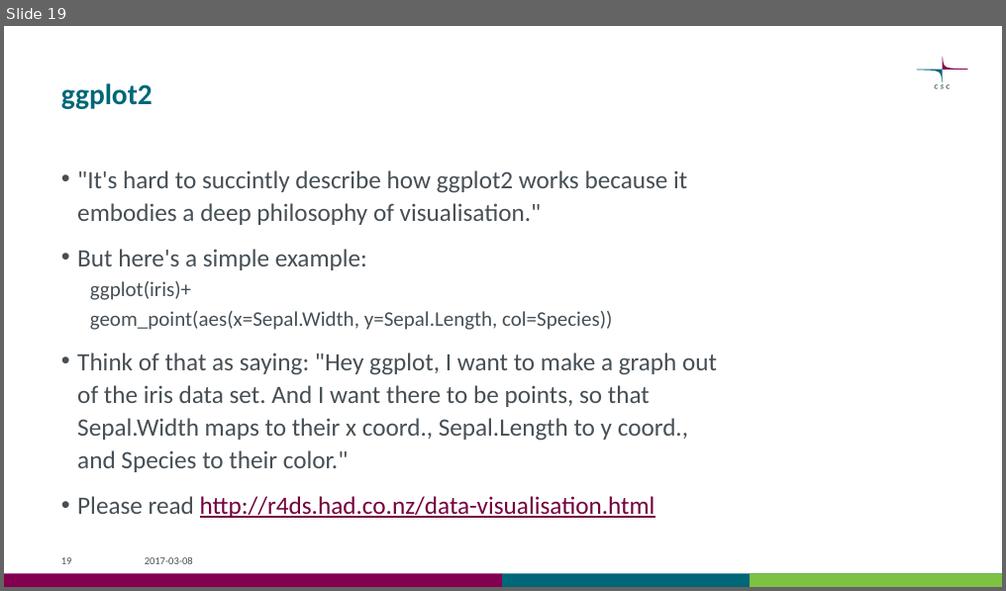
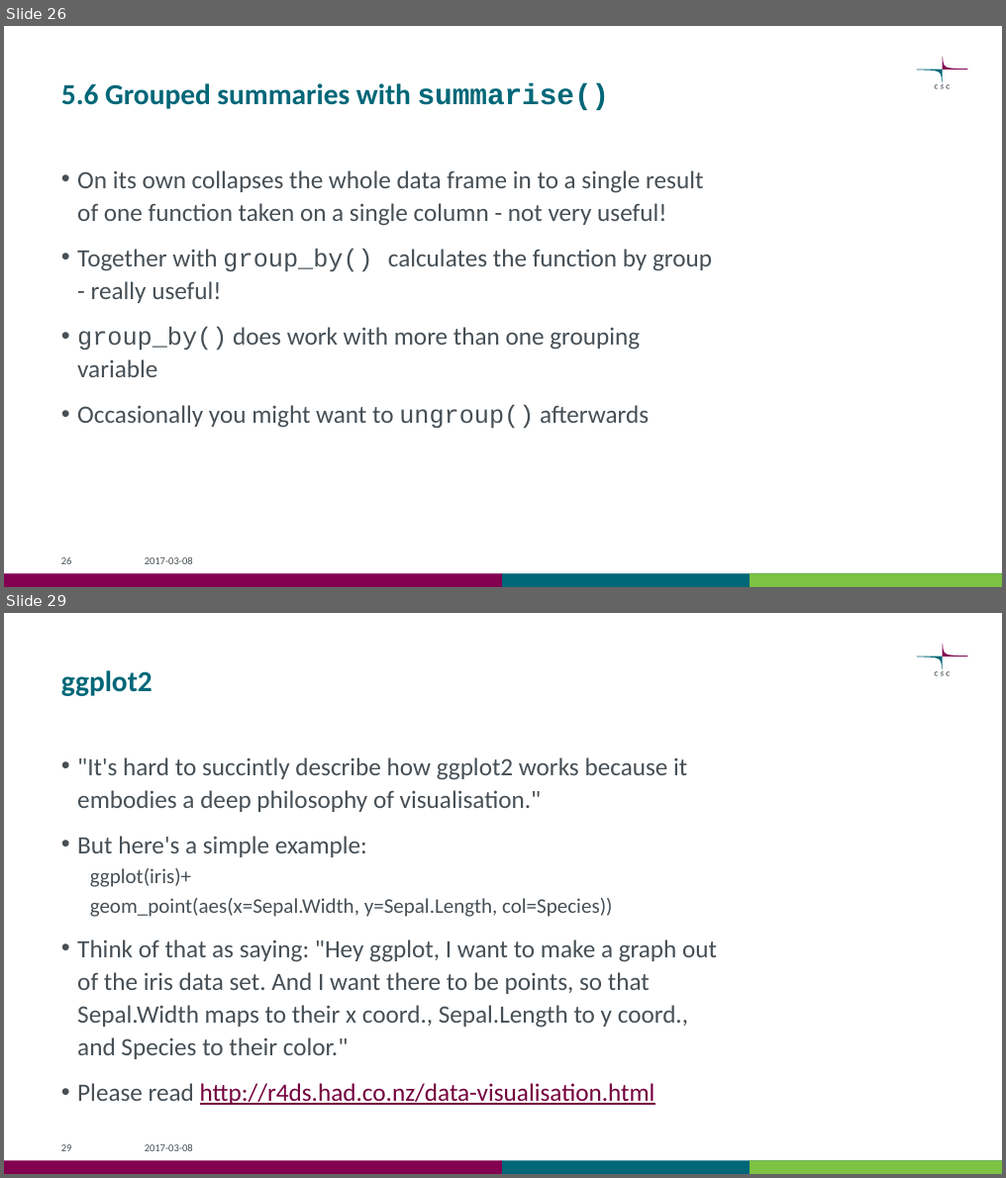
Before and after one commit to csc-training/wrangling-with-R, a slide deck: wrangling_with_r_bio18.pptx. Shown one above the other, each under a label of ours: slide 19 before the commit, slides 26 and 29 after it; the slides between them are not shown. The pictures are 1006x591 and 1006x1178 pixels, drawn with LibreOffice and Linux fonts; fonts in the diff are those of the drawing. Boxes give left, top, right and bottom in pixels: in the first picture for what was removed or moved away, otherwise in the second. Text is boxed around its words. In the diff, an @@ line names an element or a change of style, - is before the commit and + after.

```diff
--- a/wrangling_with_r_bio18.pptx
+++ b/wrangling_with_r_bio18.pptx
@@ slide 26 added at box(4, 26, 1002, 587), background #FFFFFF; not listed: 6 template elements that a slide beside it also shows @@
@@ title added at box(61, 83, 610, 110), 28 pt, text #006778, bold @@
+5.6 Grouped summaries with summarise()
@@ text added at box(77, 171, 712, 429), 24 pt, text #465055 @@
+• On its own collapses the whole data frame in to a single result of one function taken on a single column - not very useful!
+• Together with group_by() calculates the function by group - really useful!
+• group_by() does work with more than one grouping variable
+• Occasionally you might want to ungroup() afterwards
@@ page number added at box(61, 558, 72, 565), 10 pt, text #465055 @@
+26
@@ text added at box(145, 558, 193, 565), 10 pt, text #465055 @@
+2017-03-08
@@ what was slide 19 is now slide 29 @@
@@ page number at box(61, 1145, 72, 1152): text changed @@
-19
+29
```
Also in this commit, not shown: 1 slide changed, 9 other slides added, 1 other file.
